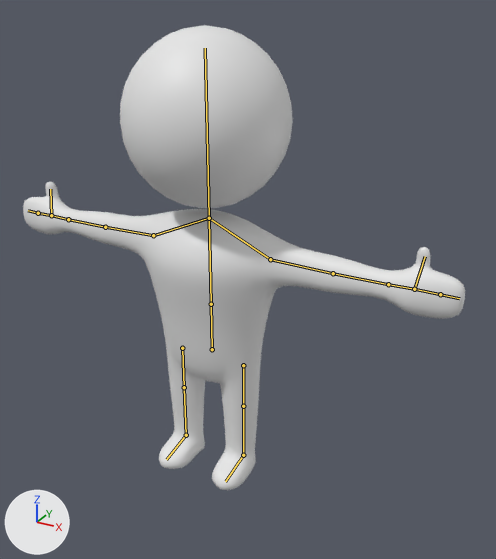
The Blender file Content/Models/Humanoid.blend, before and after one commit.
Rendered twice from a 50 mm lens placed at (4.11, -6.52, 3.55), pointed at (0.59, -0.12, 0.35). Arrows for +X, +Y and +Z are at lower left; the lights stay in place. The bones that bend it are drawn over the model as lines.

Objects in the first picture: 'Body', 'Head'.
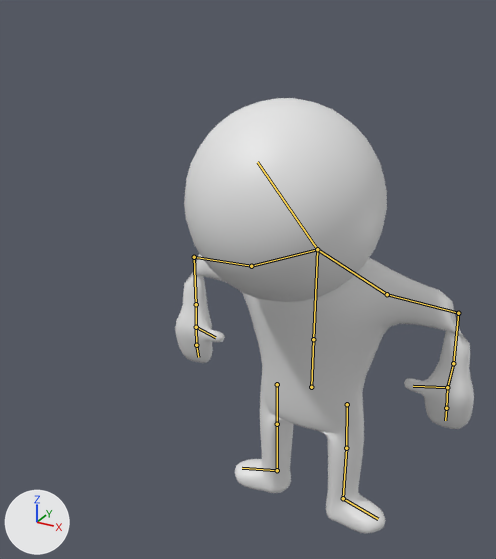
The newer file adds an action. The first version stands in its rest pose; the second is drawn at frame 15 of the action 'Test'.

What differs and where, as boxes [x1, y1, x2, y2] in the pictures (496 x 559 px):
'Body', posed (32% narrower, 9% shorter)
    before: [23, 182, 465, 490]
    after: [175, 253, 474, 533]
'Head', posed (17% wider, 11% taller)
    before: [120, 25, 293, 208]
    after: [184, 98, 387, 302]
bone 'LowerSpine', root to tip
    before: (212, 349) to (211, 304)
    after: (311, 387) to (313, 339)
bone 'UpperArm_L', root to tip
    before: (270, 259) to (333, 273)
    after: (387, 294) to (458, 313)
bone 'LowerArm_L', root to tip
    before: (333, 273) to (388, 284)
    after: (458, 313) to (453, 363)
bone 'Wrist_L', root to tip
    before: (388, 284) to (414, 289)
    after: (453, 363) to (447, 387)
bone 'LowerHand_L', root to tip
    before: (414, 289) to (440, 294)
    after: (447, 387) to (446, 408)
bone 'UpperArm_R', root to tip
    before: (153, 235) to (105, 227)
    after: (251, 266) to (194, 257)
bone 'LowerArm_R', root to tip
    before: (105, 227) to (68, 219)
    after: (194, 257) to (196, 304)
bone 'Wrist_R', root to tip
    before: (68, 219) to (51, 215)
    after: (196, 304) to (196, 327)
bone 'LowerHand_R', root to tip
    before: (51, 215) to (38, 213)
    after: (196, 327) to (196, 345)
bone 'Head', root to tip
    before: (209, 218) to (205, 48)
    after: (317, 249) to (257, 162)
bone 'UpperLeg_L', root to tip
    before: (243, 365) to (243, 406)
    after: (347, 404) to (346, 448)
bone 'LowerLeg_L', root to tip
    before: (243, 406) to (243, 455)
    after: (346, 448) to (343, 498)
bone 'Foot_L', root to tip
    before: (243, 455) to (225, 481)
    after: (343, 498) to (378, 519)
bone 'UpperLeg_R', root to tip
    before: (182, 348) to (184, 387)
    after: (277, 384) to (277, 424)

The change, as a diff of the scene's bpy script:
```diff
--- a/Content/Models/Humanoid.blend.py
+++ b/Content/Models/Humanoid.blend.py
@@ bone_lowerspine @@
 bone_lowerspine = bpy.data.objects['Humanoid'].pose.bones['LowerSpine']
-bone_lowerspine.location = (0.0, 0.0, 0.0)
+bone_lowerspine.location = (1.39, -0.13, 0.0)
@@ bone_upperarm_l @@
 bone_upperarm_l = bpy.data.objects['Humanoid'].pose.bones['UpperArm_L']  # child of 'Shoulder_L'
-bone_upperarm_l.rotation_quaternion = (1.0, 0.0, 0.0, 0.0)  # degrees (0, 0, 0)
+bone_upperarm_l.rotation_quaternion = (1.0, 0.028, 0.001, 0.0)  # degrees (3, 0, 0)
@@ bone_lowerarm_l @@
 bone_lowerarm_l = bpy.data.objects['Humanoid'].pose.bones['LowerArm_L']  # child of 'UpperArm_L'
-bone_lowerarm_l.rotation_quaternion = (1.0, 0.0, 0.0, 0.0)  # degrees (0, 0, 0)
+bone_lowerarm_l.rotation_quaternion = (0.022, -0.705, -0.707, 0.061)  # degrees (-173, 3, 90)
@@ bone_wrist_l @@
 bone_wrist_l = bpy.data.objects['Humanoid'].pose.bones['Wrist_L']  # child of 'LowerArm_L'
-bone_wrist_l.rotation_quaternion = (1.0, 0.0, 0.0, 0.0)  # degrees (0, 0, 0)
+bone_wrist_l.rotation_quaternion = (0.986, -0.167, 0.01, 0.0)  # degrees (-19, 1, 0)
@@ bone_lowerhand_l @@
 bone_lowerhand_l = bpy.data.objects['Humanoid'].pose.bones['LowerHand_L']  # child of 'Wrist_L'
-bone_lowerhand_l.rotation_quaternion = (1.0, 0.0, 0.0, 0.0)  # degrees (0, 0, 0)
+bone_lowerhand_l.rotation_quaternion = (0.981, 0.191, 0.007, 0.0)  # degrees (22, 1, 0)
@@ bone_upperarm_r @@
 bone_upperarm_r = bpy.data.objects['Humanoid'].pose.bones['UpperArm_R']  # child of 'Shoulder_R'
-bone_upperarm_r.rotation_quaternion = (1.0, 0.0, 0.0, 0.0)  # degrees (0, 0, 0)
+bone_upperarm_r.rotation_quaternion = (0.999, 0.036, -0.001, 0.0)  # degrees (4, 0, 0)
@@ bone_lowerarm_r @@
 bone_lowerarm_r = bpy.data.objects['Humanoid'].pose.bones['LowerArm_R']  # child of 'UpperArm_R'
-bone_lowerarm_r.rotation_quaternion = (1.0, 0.0, 0.0, 0.0)  # degrees (0, 0, 0)
+bone_lowerarm_r.rotation_quaternion = (0.031, 0.715, -0.698, 0.019)  # degrees (-1, -176, 91)
@@ bone_wrist_r @@
 bone_wrist_r = bpy.data.objects['Humanoid'].pose.bones['Wrist_R']  # child of 'LowerArm_R'
-bone_wrist_r.rotation_quaternion = (1.0, 0.0, 0.0, 0.0)  # degrees (0, 0, 0)
+bone_wrist_r.rotation_quaternion = (0.991, -0.132, -0.012, 0.001)  # degrees (-15, -1, 0)
@@ bone_lowerhand_r @@
 bone_lowerhand_r = bpy.data.objects['Humanoid'].pose.bones['LowerHand_R']  # child of 'Wrist_R'
-bone_lowerhand_r.rotation_quaternion = (1.0, 0.0, 0.0, 0.0)  # degrees (0, 0, 0)
+bone_lowerhand_r.rotation_quaternion = (0.98, 0.199, -0.008, 0.0)  # degrees (23, -1, 0)
@@ bone_head @@
 bone_head = bpy.data.objects['Humanoid'].pose.bones['Head']  # child of 'UpperSpine'
-bone_head.rotation_quaternion = (1.0, 0.0, 0.0, 0.0)  # degrees (0, 0, 0)
+bone_head.rotation_quaternion = (0.914, 0.405, 0.0, 0.0)  # degrees (48, 0, 0)
@@ bone_upperleg_l @@
 bone_upperleg_l = bpy.data.objects['Humanoid'].pose.bones['UpperLeg_L']  # child of 'LowerSpine'
-bone_upperleg_l.rotation_quaternion = (1.0, 0.0, 0.0, 0.0)  # degrees (0, 0, 0)
+bone_upperleg_l.rotation_quaternion = (0.754, -0.019, -0.656, 0.017)  # degrees (-20, -82, 20)
@@ bone_lowerleg_l @@
 bone_lowerleg_l = bpy.data.objects['Humanoid'].pose.bones['LowerLeg_L']  # child of 'UpperLeg_L'
-bone_lowerleg_l.rotation_quaternion = (1.0, 0.0, 0.0, 0.0)  # degrees (0, 0, 0)
+bone_lowerleg_l.rotation_quaternion = (1.0, 0.004, 0.0, -0.027)  # degrees (0, 0, -3)
@@ bone_foot_l @@
 bone_foot_l = bpy.data.objects['Humanoid'].pose.bones['Foot_L']  # child of 'LowerLeg_L'
-bone_foot_l.rotation_quaternion = (1.0, 0.0, 0.0, 0.0)  # degrees (0, 0, 0)
+bone_foot_l.rotation_quaternion = (1.0, -0.001, 0.003, 0.025)  # degrees (0, 0, 3)
@@ bone_upperleg_r @@
 bone_upperleg_r = bpy.data.objects['Humanoid'].pose.bones['UpperLeg_R']  # child of 'LowerSpine'
-bone_upperleg_r.rotation_quaternion = (1.0, 0.0, 0.0, 0.0)  # degrees (0, 0, 0)
+bone_upperleg_r.rotation_quaternion = (0.763, -0.021, 0.646, 0.018)  # degrees (-3, 80, 0)
```
